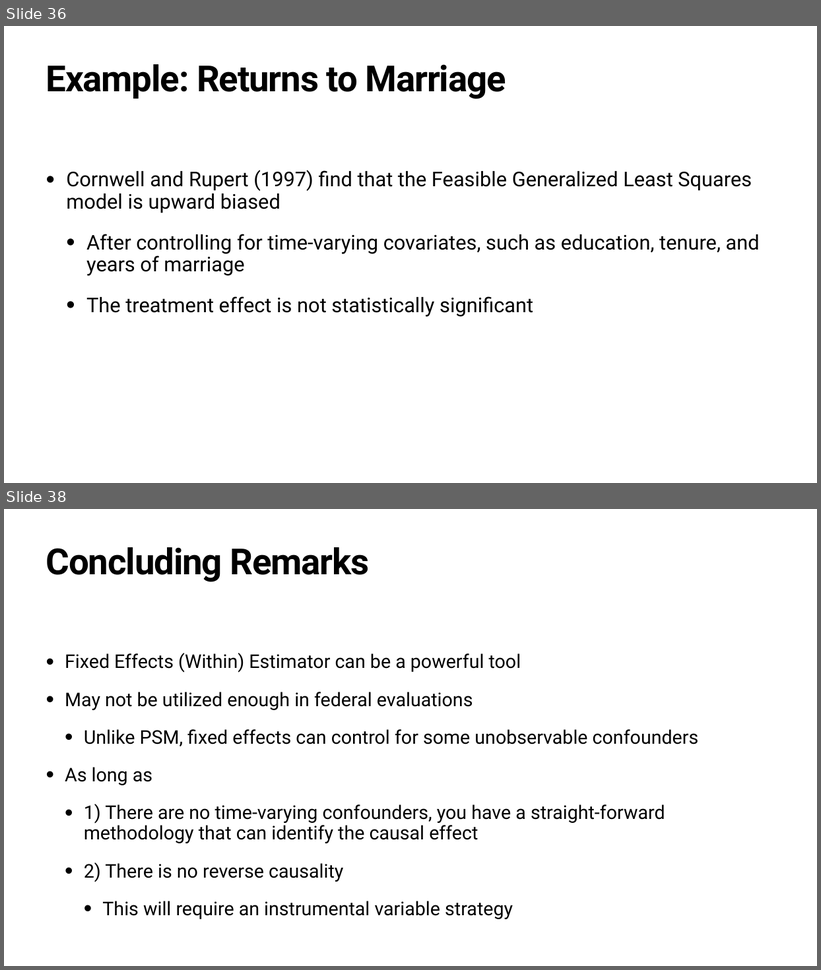
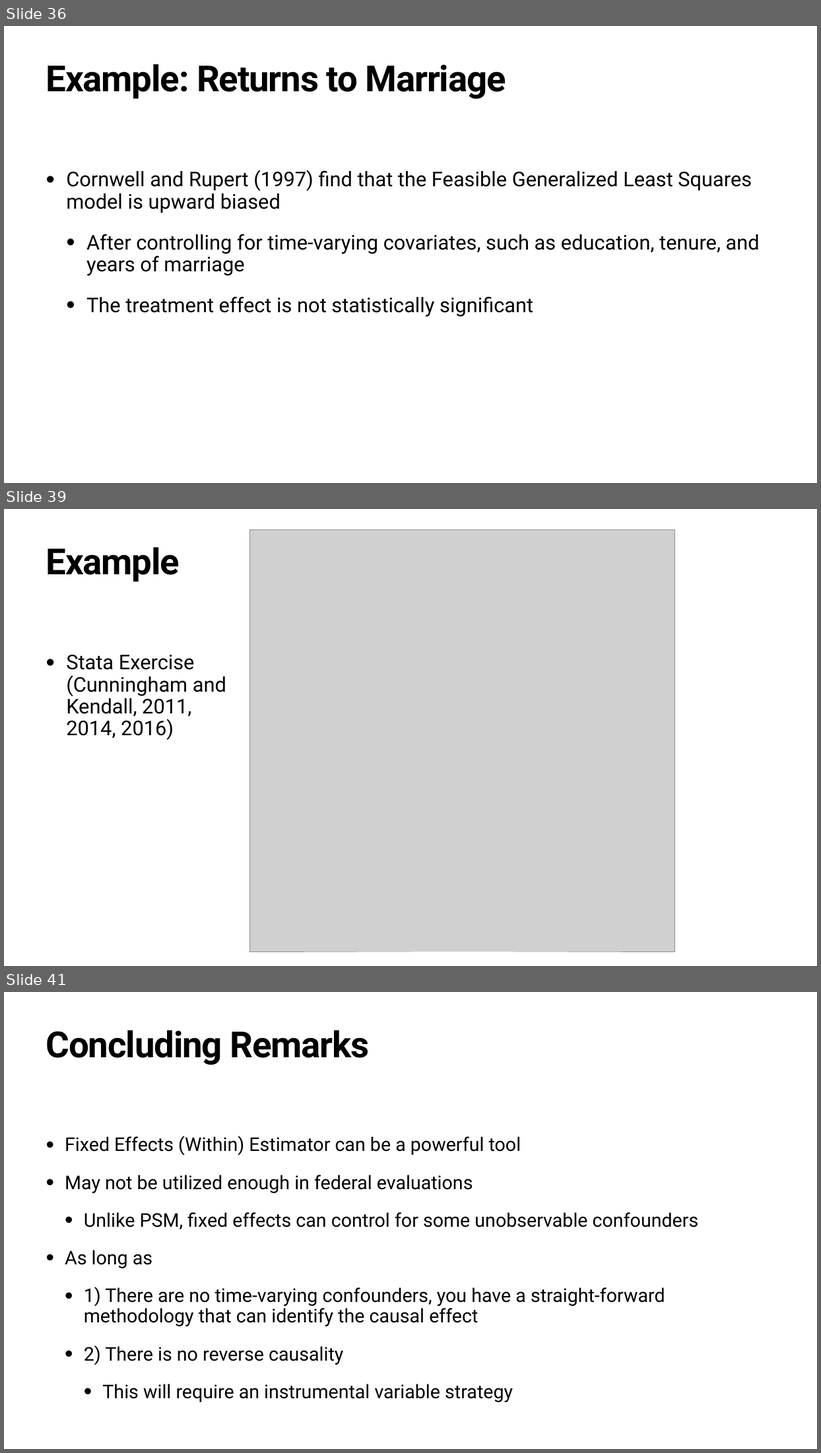
Before and after one commit to rowesamuel/ECON672, a slide deck: Slides and 1-pagers/Week 5_Panel_Data_FE.pptx. Shown one above the other, each under a label of ours: slides 36 and 38 before the commit, slides 36, 39 and 41 after it; the slides between them are not shown. The pictures are 821x970 and 821x1453 pixels, drawn with LibreOffice and Linux fonts; fonts in the diff are those of the drawing; grey boxes stand for pictures. Boxes give left, top, right and bottom in pixels: in the first picture for what was removed or moved away, otherwise in the second. Text is boxed around its words. In the diff, an @@ line names an element or a change of style, - is before the commit and + after.

```diff
--- a/Slides and 1-pagers/Week 5_Panel_Data_FE.pptx
+++ b/Slides and 1-pagers/Week 5_Panel_Data_FE.pptx
@@ slide 39 added at <box>4,509,817,966</box>, background #FFFFFF @@
@@ title added at <box>46,547,180,582</box>, 85 pt, text #000000, bold @@
+Example
@@ picture added at <box>250,529,675,952</box> @@
@@ text added at <box>66,654,226,740</box>, 48 pt, text #000000 @@
+• Stata Exercise
+  (Cunningham and
+  Kendall, 2011,
+  2014, 2016)
@@ what was slide 38 is now slide 41 @@
```
Also in this commit, not shown: 1 slide changed, 2 other slides added.
